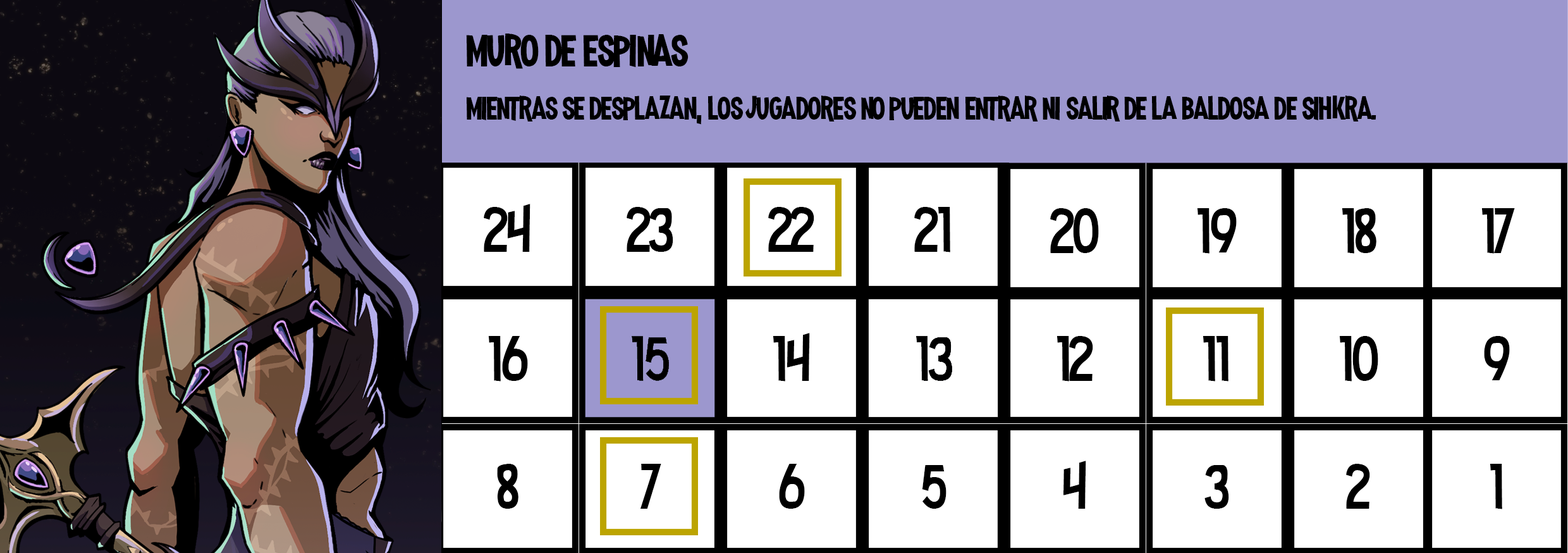
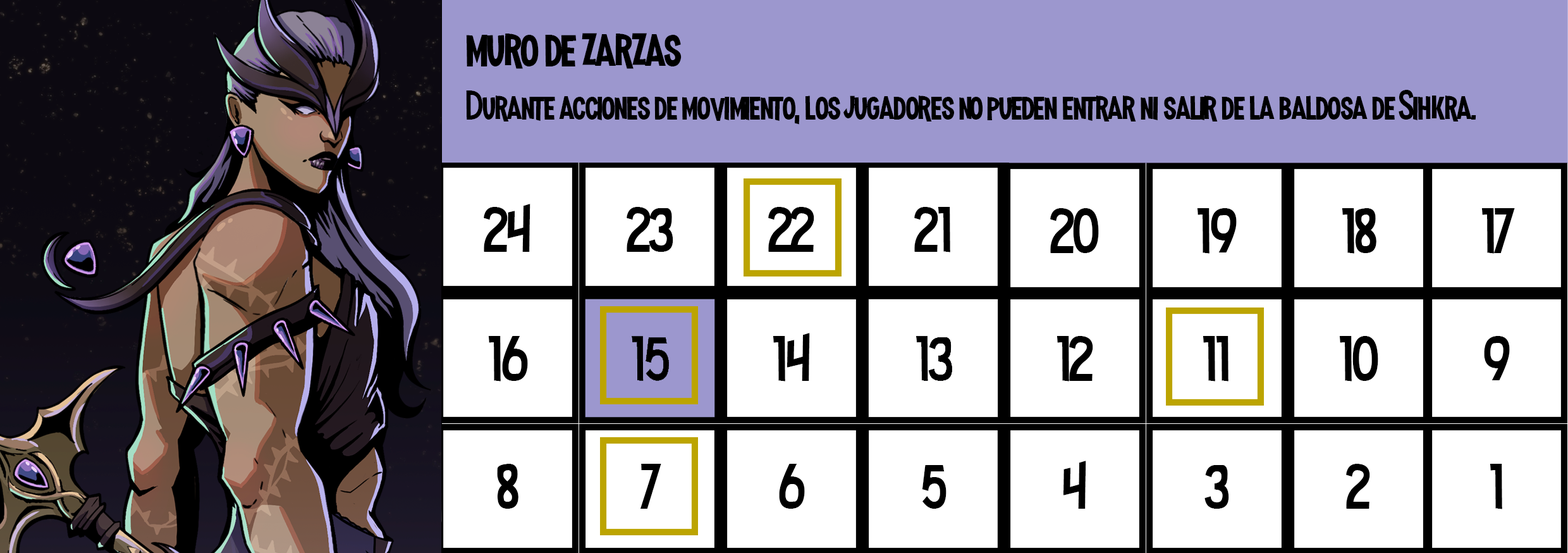
Two versions of the same layered image (1568px x 553px). Layer-by-layer changes:
renamed "mientras se desplazan, los jugadores no pueden entrar ni salir" to "Durante acciones de movimiento, los jugadores no pueden entrar", painted on it over [left=465, top=89, right=1477, bottom=125]
renamed "muro de espinas" to "muro de zarzas", painted on it over [left=581, top=32, right=689, bottom=69]